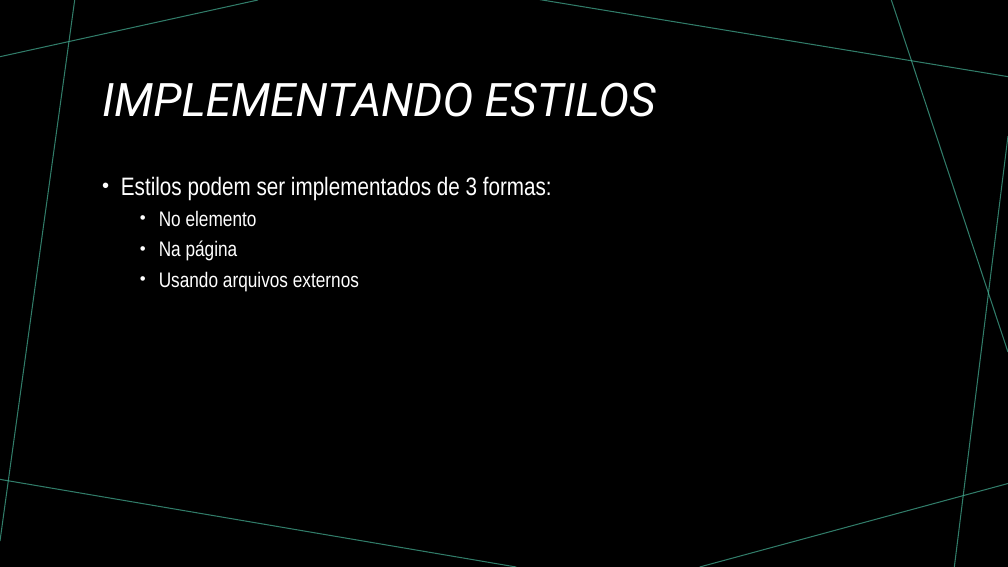
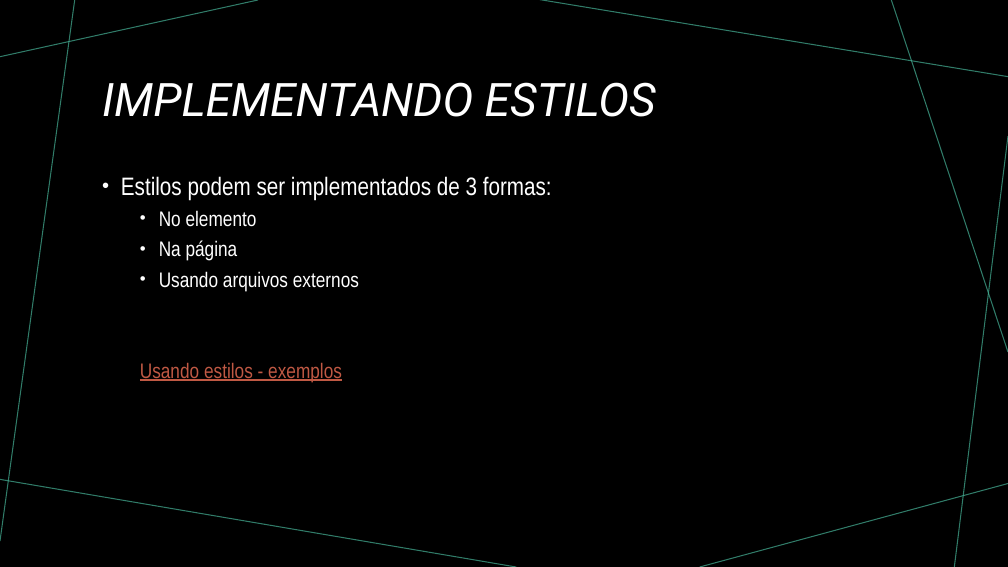
Before and after one commit to emersoninocente/SENAC67-UC15_202309, a slide deck: slide 5 of aula-03/material/Aula03.pptx. Drawn at 1008x567 pixels with LibreOffice and Linux fonts; fonts in the diff are those of the drawing. Boxes give left, top, right and bottom in pixels: in the first picture for what was removed or moved away, otherwise in the second. Text is boxed around its words. In the diff, an @@ line names an element or a change of style, - is before the commit and + after.

```diff
--- a/aula-03/material/Aula03.pptx
+++ b/aula-03/material/Aula03.pptx
@@ text at (x1=140, y1=362, x2=342, y2=383): paragraph added @@
+  Usando estilos - exemplos
```
